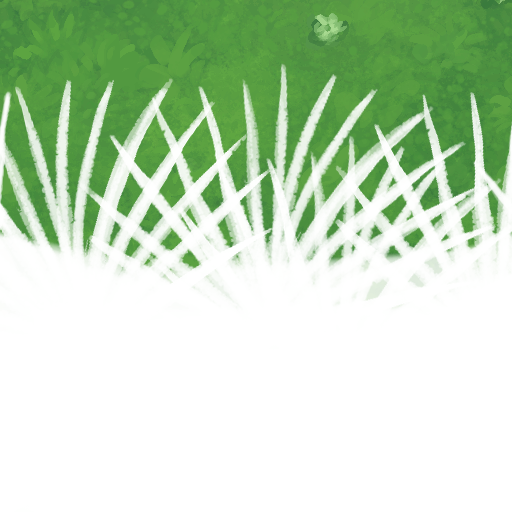
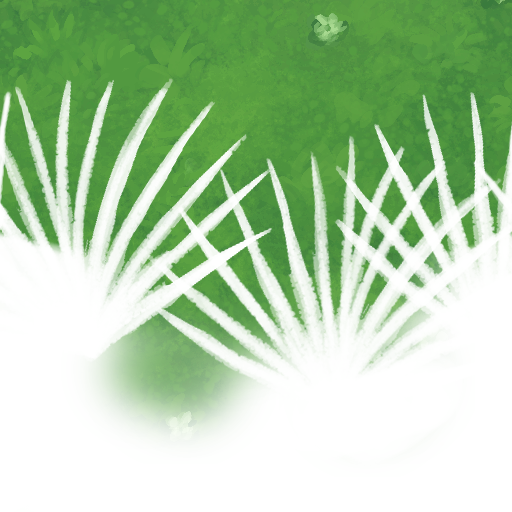
Layers edited between the first and the second 512 x 512 image:
hid "bamboo_scenery.png" (1st of 4), painted on it over (65, 63, 496, 441)
painted on "Layer 2" over (65, 209, 498, 466)
